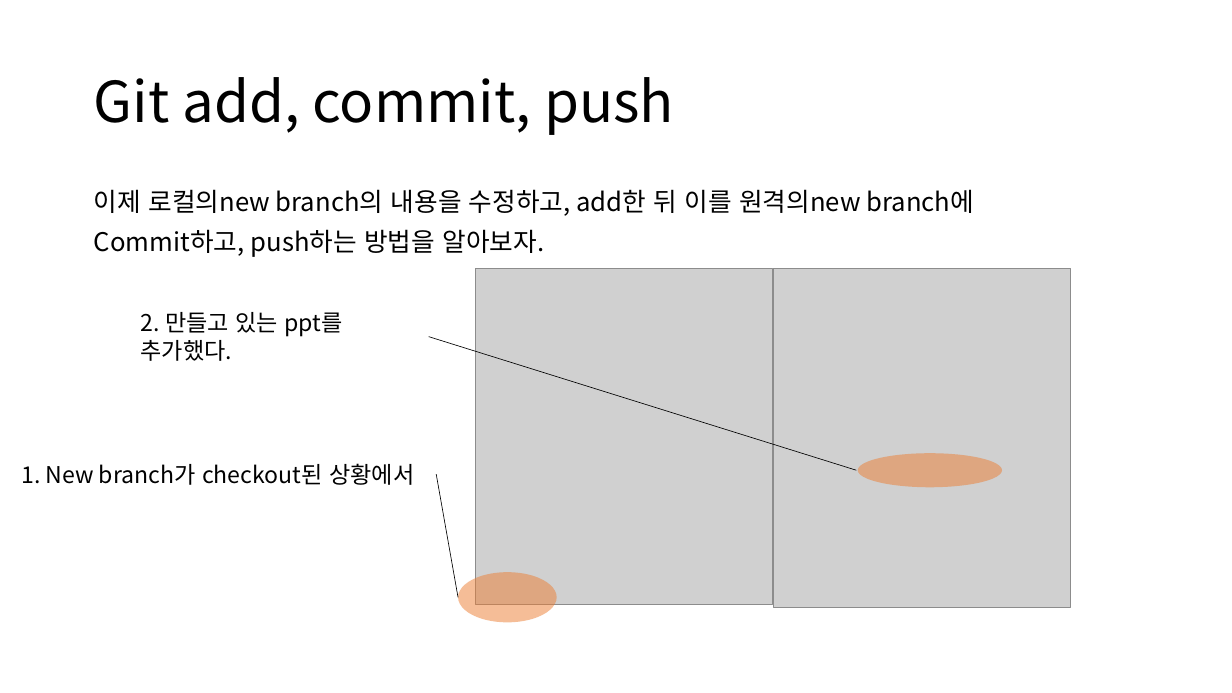
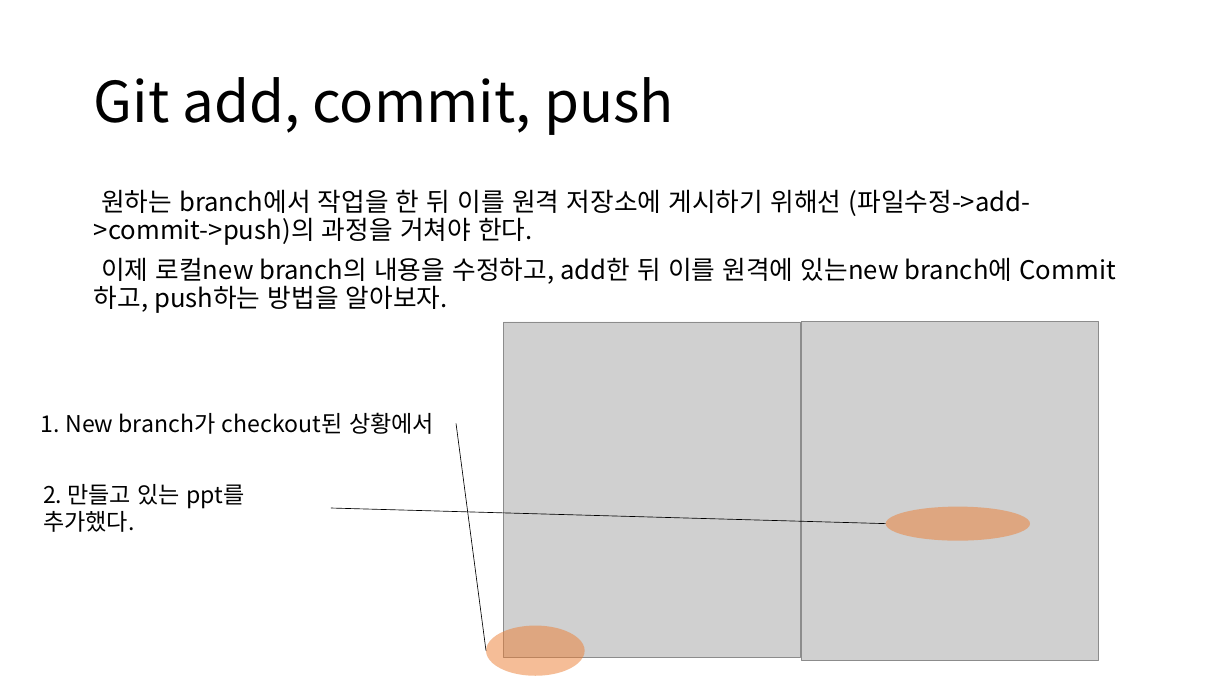
Before and after one commit to Likelion-Algorithm/AlgoStudy, a slide deck: slide 30 of 깃 사용법 정리.pptx. Drawn at 1232x693 pixels with LibreOffice and Linux fonts; fonts in the diff are those of the drawing; grey boxes stand for pictures. Boxes give left, top, right and bottom in pixels: in the first picture for what was removed or moved away, otherwise in the second. Text is boxed around its words. In the diff, an @@ line names an element or a change of style, - is before the commit and + after.

Commit message:
깃 사용법 수정

```diff
--- a/깃 사용법 정리.pptx
+++ b/깃 사용법 정리.pptx
@@ text at bbox=[94, 189, 1031, 313]: text changed @@
-이제 로컬의new branch의 내용을 수정하고, add한 뒤 이를 원격의new branch에
-Commit하고, push하는 방법을 알아보자.
+원하는 branch에서 작업을 한 뒤 이를 원격 저장소에 게시하기 위해선 (파일수정->add->commit->push)의 과정을 거쳐야 한다.
+이제 로컬new branch의 내용을 수정하고, add한 뒤 이를 원격에 있는new branch에 Commit하고, push하는 방법을 알아보자.
@@ picture: place and size @@
-picture at bbox=[775, 268, 1071, 607]
+picture at bbox=[802, 322, 1099, 661]
@@ text "1. New branch가 checkout된 상황에서": place and size @@
-text "1. New branch가 checkout된 상황에서" at bbox=[21, 463, 414, 485]
+text "1. New branch가 checkout된 상황에서" at bbox=[41, 412, 434, 434]
@@ line moved from (458, 597) - (436, 474) to (486, 651) - (457, 423) @@
@@ text "2. 만들고 있는 ppt를 추가했다.": place and size @@
-text "2. 만들고 있는 ppt를 추가했다." at bbox=[141, 312, 342, 361]
+text "2. 만들고 있는 ppt를 추가했다." at bbox=[43, 484, 245, 532]
@@ line moved from (429, 336) - (857, 470) to (331, 508) - (886, 524) @@
@@ 2 ellipses, 1 picture: place and size @@
-2 ellipses, 1 picture at bbox=[458, 269, 1002, 622]
+2 ellipses, 1 picture at bbox=[486, 322, 1031, 676]
```
Also in this commit, not shown: 11 other slides changed.
